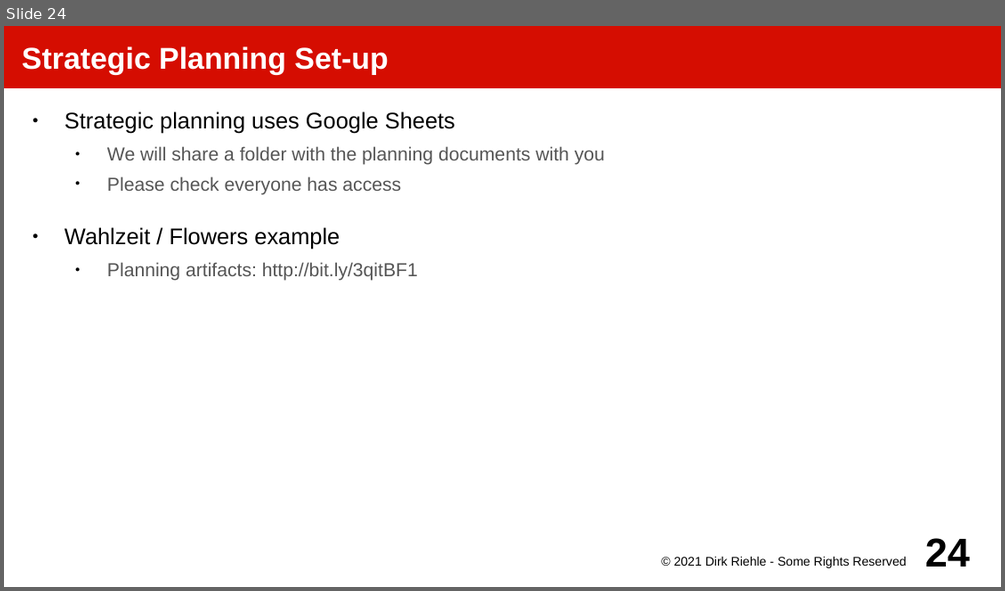
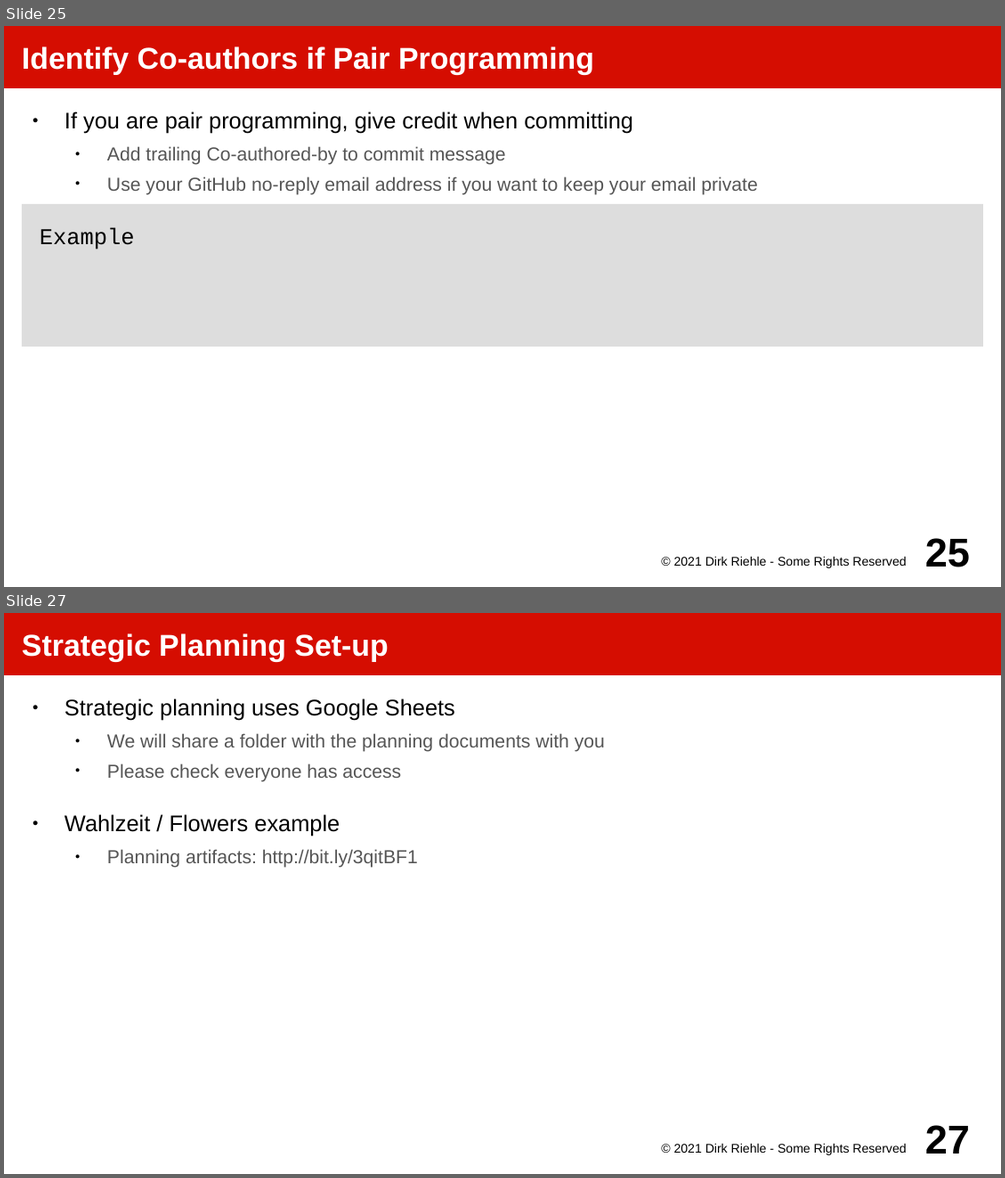
Before and after one commit to dirkriehle/amos-course, a slide deck: Lecture slides/AMOS A02 - Project Setup.odp. Shown one above the other, each under a label of ours: slide 24 before the commit, slides 25 and 27 after it; the slides between them are not shown. The pictures are 1005x591 and 1005x1178 pixels, drawn with LibreOffice and Linux fonts; fonts in the diff are those of the drawing. Boxes give left, top, right and bottom in pixels: in the first picture for what was removed or moved away, otherwise in the second. Text is boxed around its words. In the diff, an @@ line names an element or a change of style, - is before the commit and + after.

Commit message:
Added commit information Co-authored-by stefan-buchner@users.noreply.github.com

```diff
--- a/Lecture slides/AMOS A02 - Project Setup.odp
+++ b/Lecture slides/AMOS A02 - Project Setup.odp
@@ slide 25 added at box(4, 26, 1001, 587), background #FFFFFF @@
@@ title added at box(4, 26, 1001, 88), fill #D50D01, 24 pt, text #FFFFFF, bold @@
+Identify Co-authors if Pair Programming
@@ text added at box(65, 111, 757, 195), 15 pt, text #555555 @@
+● If you are pair programming, give credit when committing
+  ● Add trailing Co-authored-by to commit message
+  ● Use your GitHub no-reply email address if you want to keep your email private
@@ rectangle added at box(22, 204, 984, 346), fill #DDDDDD, 18 pt, text #000000 @@
+Example
@@ text added at box(674, 556, 906, 568), 10 pt, text #000000 @@
+© 2021 Dirk Riehle - Some Rights Reserved
@@ page number added at box(925, 538, 970, 567), 32 pt, text #000000, bold @@
+25
@@ what was slide 24 is now slide 27 @@
@@ page number at box(925, 1125, 970, 1153): text changed @@
-24
+27
```
Also in this commit, not shown: 3 slides changed, 2 other slides added, 3 other files.
